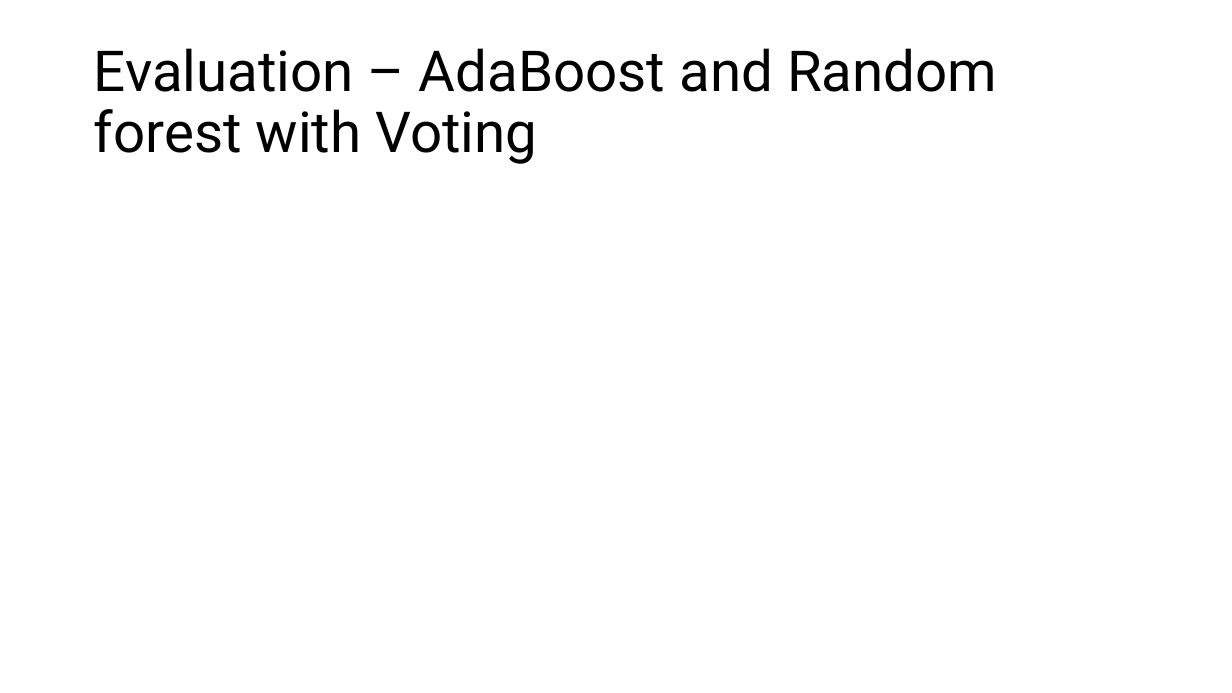
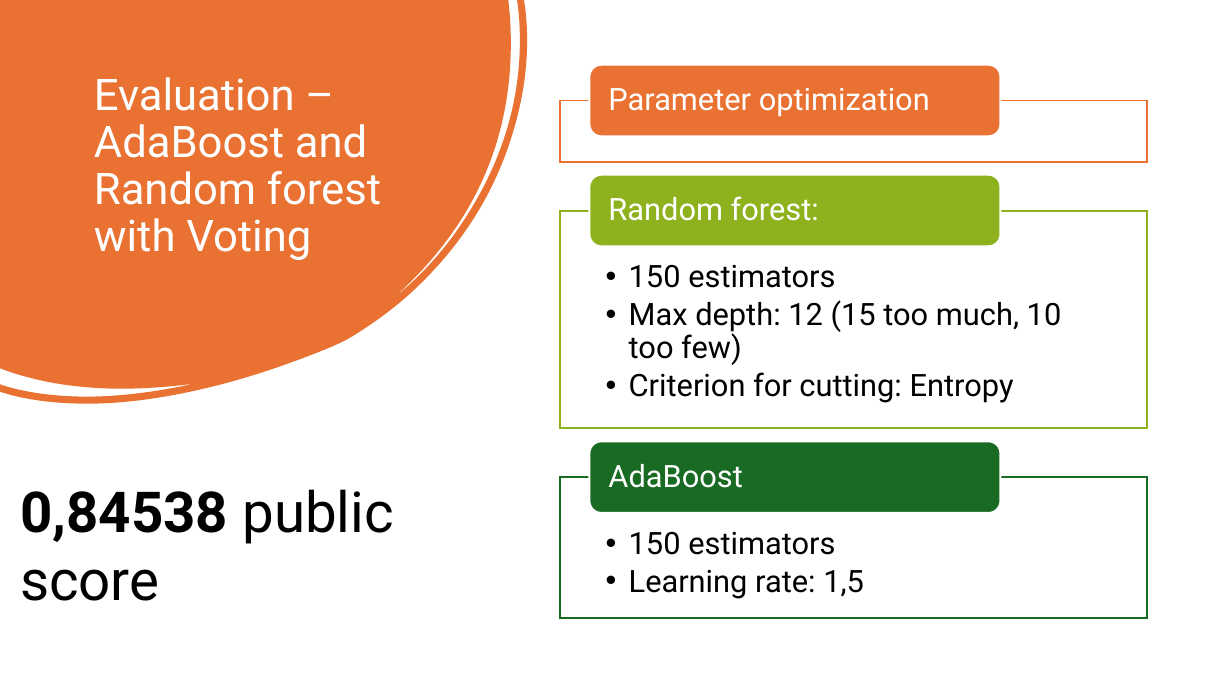
Before and after one commit to KissDanielMark/CustomerAnalytics_Competition, a slide deck: slide 6 of Presentation1.pptx (slide 7 before the commit). Drawn at 1232x693 pixels with LibreOffice and Linux fonts; fonts in the diff are those of the drawing. Boxes give left, top, right and bottom in pixels: in the first picture for what was removed or moved away, otherwise in the second. Text is boxed around its words. In the diff, an @@ line names an element or a change of style, - is before the commit and + after.

```diff
--- a/Presentation1.pptx
+++ b/Presentation1.pptx
@@ freeform shape added at [0,0,528,404], fill #E97132 @@
@@ title "Evaluation – AdaBoost and Random ...": place and size @@
-title "Evaluation – AdaBoost and Random ..." at [94,48,997,164]
+title "Evaluation – AdaBoost and Random ..." at [94,77,381,260]
@@ title "Evaluation – AdaBoost and Random ..." at [94,77,381,260]: size 44 to 34 pt, text colour #000000 to #FFFFFF; vertical alignment middle to top @@
@@ group added at [560,65,1148,618]: 5 texts, 3 rectangles, 3 rounded rectangles @@
+Parameter optimization
+  • 150 estimators
+  • Max depth: 12 (15 too much, 10 too few)
+  • Criterion for cutting: Entropy
+Random forest:
+  • 150 estimators
+  • Learning rate: 1,5
+AdaBoost
@@ text added at [20,489,393,601], 44 pt, text #000000 @@
+0,84538 public score
```
Also in this commit, not shown: 5 other slides changed, 2 slides added, 4 slides removed, 9 other files.
